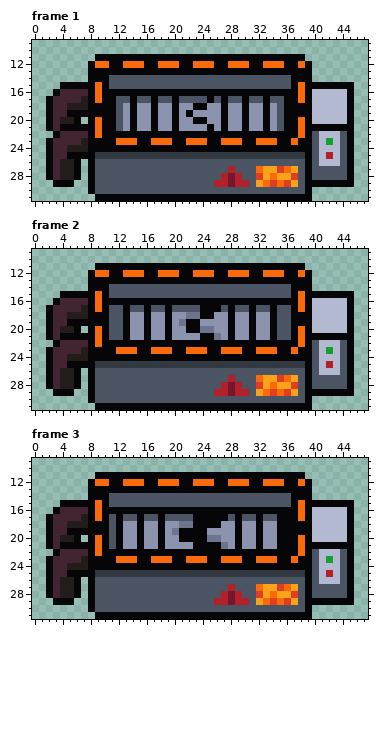
One commit to this pixel-art file: art/recepticle.aseprite. The picture above is the old version.
48x32 pixels, 7 frames. Shown: frame 1: x 0..47, y 9..31; frame 2: x 0..47, y 9..31; frame 3: x 0..47, y 9..31. The commit also changed other frames, which this record leaves out.
New version:
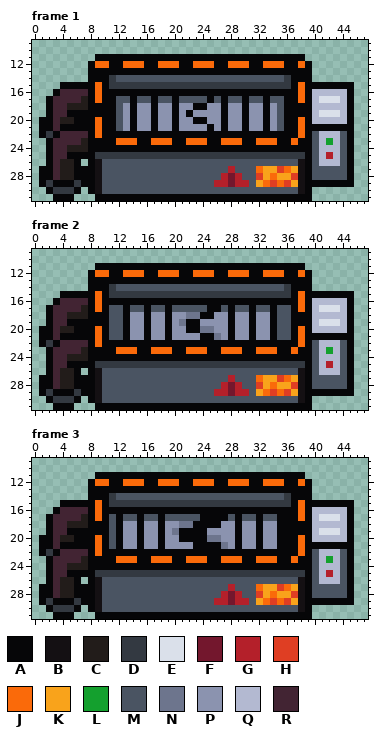
Palette (. is transparent): A #060608  B #141013  C #221c1a  D #333941  E #dae0ea  F #73172d  G #b4202a  H #df3e23  J #fa6a0a  K #f9a31b  L #14a02e  M #4a5462  N #6d758d  P #8b93af  Q #b3b9d1  R #422433
Changes in this commit:
Frame 1:
Colour A is added in row 20 at x 1 and 7; in rows 21 to 22 at x 1; in rows 27 to 29 at x 1 and 7; in row 30 at x 2 and 6; in row 31 at x 3 to 5.
Colour B replaces colour M in rows 26 to 30 at x 9 and 38.
Colour D is added in row 22 at x 2; in row 29 at x 2 and 6; in row 30 at x 3 to 5.
Colour D replaces colour M in row 14 at x 11 and 36; in row 15 at x 11 to 36.
Colour E replaces colour Q in row 17 at x 41 to 43; in row 19 at x 41 to 43.
Frame 2:
Colour A is added in row 20 at x 1 and 7; in rows 21 to 22 at x 1; in rows 27 to 29 at x 1 and 7; in row 30 at x 2 and 6; in row 31 at x 3 to 5.
Colour B replaces colour M in rows 26 to 30 at x 9 and 38.
Colour D is added in row 22 at x 2; in row 29 at x 2 and 6; in row 30 at x 3 to 5.
Colour D replaces colour M in row 14 at x 11 and 36; in row 15 at x 11 to 36.
Colour E replaces colour Q in row 17 at x 41 to 43; in row 19 at x 41 to 43.
Colour M replaces colour A in row 17 at x 24.
Frame 3:
Colour A is added in row 20 at x 1 and 7; in rows 21 to 22 at x 1; in rows 27 to 29 at x 1 and 7; in row 30 at x 2 and 6; in row 31 at x 3 to 5.
Colour B replaces colour M in rows 26 to 30 at x 9 and 38.
Colour D is added in row 22 at x 2; in row 29 at x 2 and 6; in row 30 at x 3 to 5.
Colour D replaces colour M in row 14 at x 11 and 36; in row 15 at x 11 to 36.
Colour E replaces colour Q in row 17 at x 41 to 43; in row 19 at x 41 to 43.
Colour M replaces colour A in row 17 at x 23.
